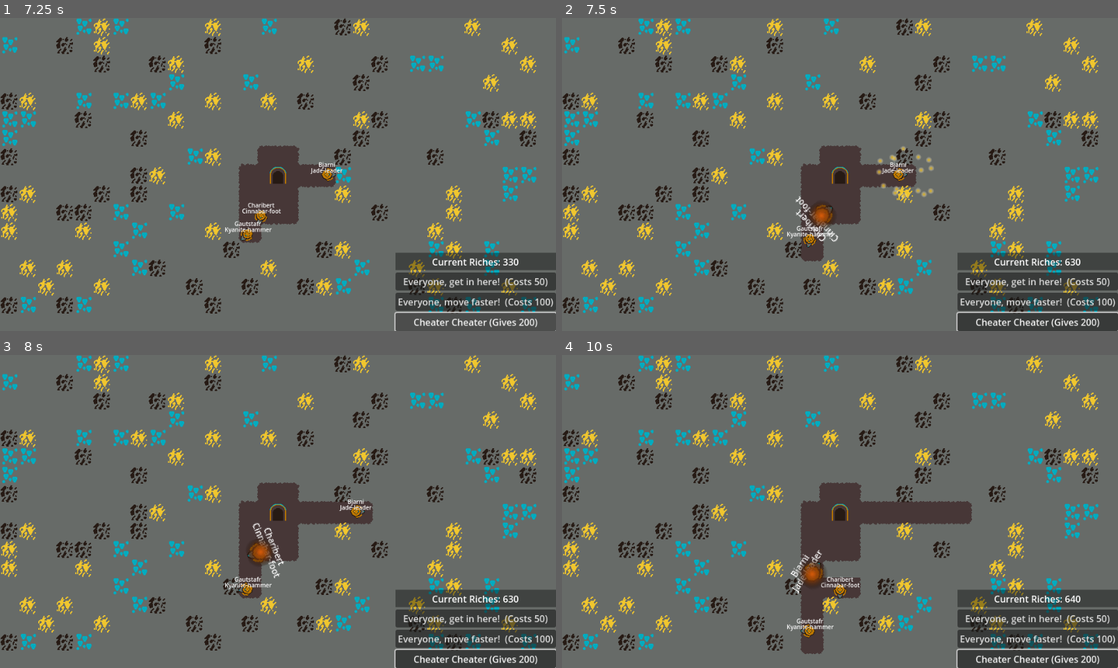
Above: before the commit, frames 1-4 (two rows, left to right).
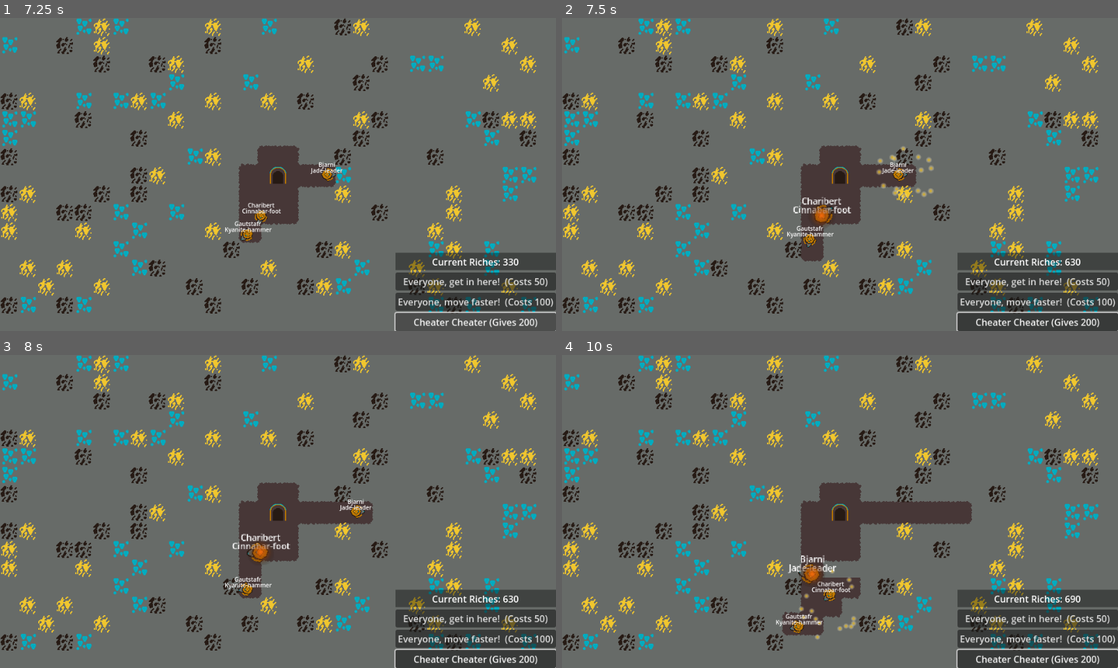
Above: after the commit, the same moments.

Repository: where-fore/dwarves
Game: Godot game, scene res://loose/main_game.tscn
The game is run twice, just before and just after one commit, with the same random seed, the same clock (stepped at 60 frames per second) and the same inputs.
Inputs (mouse positions are in pixels of both pictures, inside the frame that each line leads up to):
- Up to frame 1 (7.25 s): click "Everyone, get in here! (Costs…" at 0.5 s; click "Everyone, move faster! (Costs…" at 1.25 s; click "Cheater Cheater (Gives 200)" at 2 s; click "Everyone, get in here! (Costs…" at 2.75 s; click "Everyone, move faster! (Costs…" at 3.5 s; click "Cheater Cheater (Gives 200)" at 4.25 s; click "Everyone, get in here! (Costs…" at 5 s; click "Everyone, move faster! (Costs…" at 5.75 s; click "Cheater Cheater (Gives 200)" at 6.5 s
- Up to frame 2 (7.5 s): tap Enter at 7.25 s; move the mouse to (823, 215) at 7.27 s; tap 1 at 7.35 s; click (823, 215) at 7.42 s
- Up to frame 3 (8 s): no input
- Up to frame 4 (10 s): move the mouse to (812, 589) at 8.02 s; tap 1 at 8.1, 8.85, 9.6 s; click (812, 589) at 8.17 s; move the mouse to (945, 511) at 8.77 s; click (945, 511) at 8.92 s; move the mouse to (812, 574) at 9.52 s; click (812, 574) at 9.67 s

Frame 1 is identical in both runs. In frame 2, 0.5% of the frame differs, in the area x 41-52%, y 56-72%; in frame 3, 0.5%; in frame 4, 1.6%, in the area x 38-93%, y 62-96%.

Commit message:
cleaned up rotation and grabbing
the grab highlights were overwriting, and the rotation was spinning the name & going too fast

Diff:
--- a/project/loose/dwarf.gd
+++ b/project/loose/dwarf.gd
@@ -20,6 +20,9 @@
 
 var mining_cooldown_reset:float = 1.5
 var mining_cooldown:float = 0
+
+var rotation_when_grabbed_cooldown_reset:float = 0.025
+var rotation_when_grabbed_cooldown:float = 0
 
 var current_movement_goal:Vector2i
 
@@ -45,6 +48,7 @@
 	if active:
 		redirect_cooldown -= delta
 		mining_cooldown -= delta
+		rotation_when_grabbed_cooldown -= delta
 		process_mining()
 		process_movement()
 
@@ -72,7 +76,10 @@
 func process_movement() -> void:
 	if grabbed_by_mouse:
 		global_position = global_position.lerp(get_global_mouse_position(), 0.2)
-		rotation_degrees = randi_range(0,360) # okay this is probably a bit too fast
+		if rotation_when_grabbed_cooldown <= 0:
+			rotation_degrees = randi_range(0,360) # okay this is probably a bit too fast
+			name_label_positioner.global_rotation = 0
+			rotation_when_grabbed_cooldown = rotation_when_grabbed_cooldown_reset
 		return
 
 	if redirect_cooldown <= 0:
@@ -120,7 +127,8 @@
 
 
 func _on_mouse_entered() -> void:
-	selection_highlight_parent.visible = true
+	if not grabbed_by_mouse:
+		selection_highlight_parent.visible = true
 
 func _on_mouse_exited() -> void:
 	selection_highlight_parent.visible = false
@@ -133,6 +141,7 @@
 	grabbed_by_mouse = !grabbed_by_mouse
 
 	if grabbed_by_mouse:
+		selection_highlight_parent.visible = false
 		grabbed_highlight_parent.visible = true
 		scale *= grabbed_scale_factor
 
--- a/project/loose/dwarf.tscn
+++ b/project/loose/dwarf.tscn
@@ -6,13 +6,24 @@
 [sub_resource type="CircleShape2D" id="CircleShape2D_t5v1m"]
 radius = 16.0
 
+[sub_resource type="Gradient" id="Gradient_kq2vr"]
+colors = PackedColorArray(1, 0.855, 0.13, 1, 1, 1, 1, 0)
+
+[sub_resource type="GradientTexture2D" id="GradientTexture2D_6w0hu"]
+gradient = SubResource("Gradient_kq2vr")
+width = 24
+height = 24
+fill = 1
+fill_from = Vector2(0.5, 0.5)
+fill_to = Vector2(0.3, 0)
+
 [sub_resource type="Gradient" id="Gradient_t5v1m"]
-colors = PackedColorArray(0.85, 0.36550006, 0.04250001, 1, 0.03137255, 0.03137255, 0.03137255, 0)
+colors = PackedColorArray(1, 0.43000007, 0.050000012, 1, 0.03137255, 0.03137255, 0.03137255, 0)
 
 [sub_resource type="GradientTexture2D" id="GradientTexture2D_kq2vr"]
 gradient = SubResource("Gradient_t5v1m")
-width = 32
-height = 32
+width = 30
+height = 30
 fill = 1
 fill_from = Vector2(0.5, 0.5)
 fill_to = Vector2(0.8, 0)
@@ -72,7 +83,7 @@
 vertical_alignment = 1
 
 [node name="SelectionHighlight" type="Sprite2D" parent="."]
-texture = SubResource("GradientTexture2D_kq2vr")
+texture = SubResource("GradientTexture2D_6w0hu")
 
 [node name="GrabbedHighlight" type="Sprite2D" parent="."]
 texture = SubResource("GradientTexture2D_kq2vr")
Not shown: 1 places in project/loose/dwarf.tscn that only renumber resources
